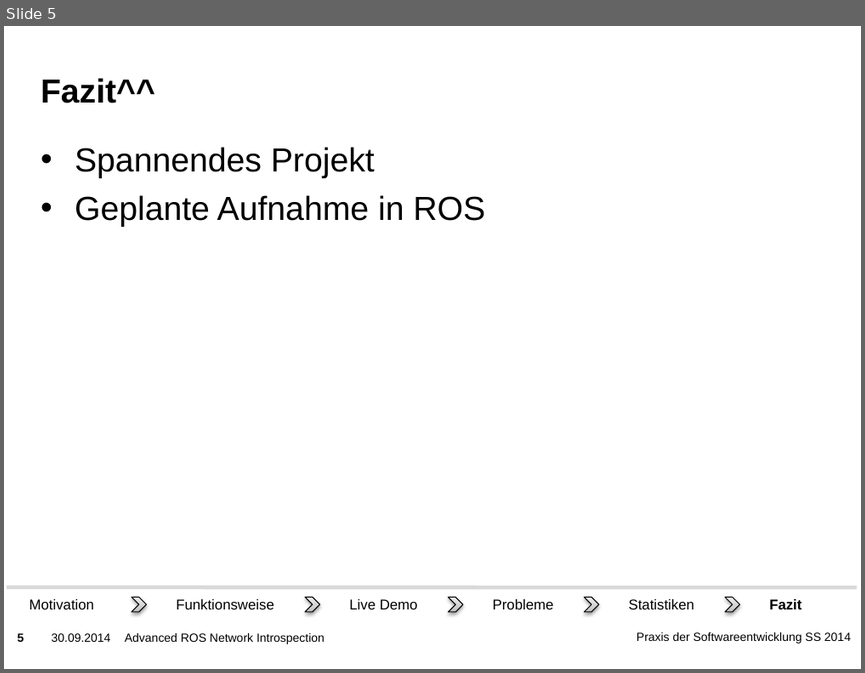
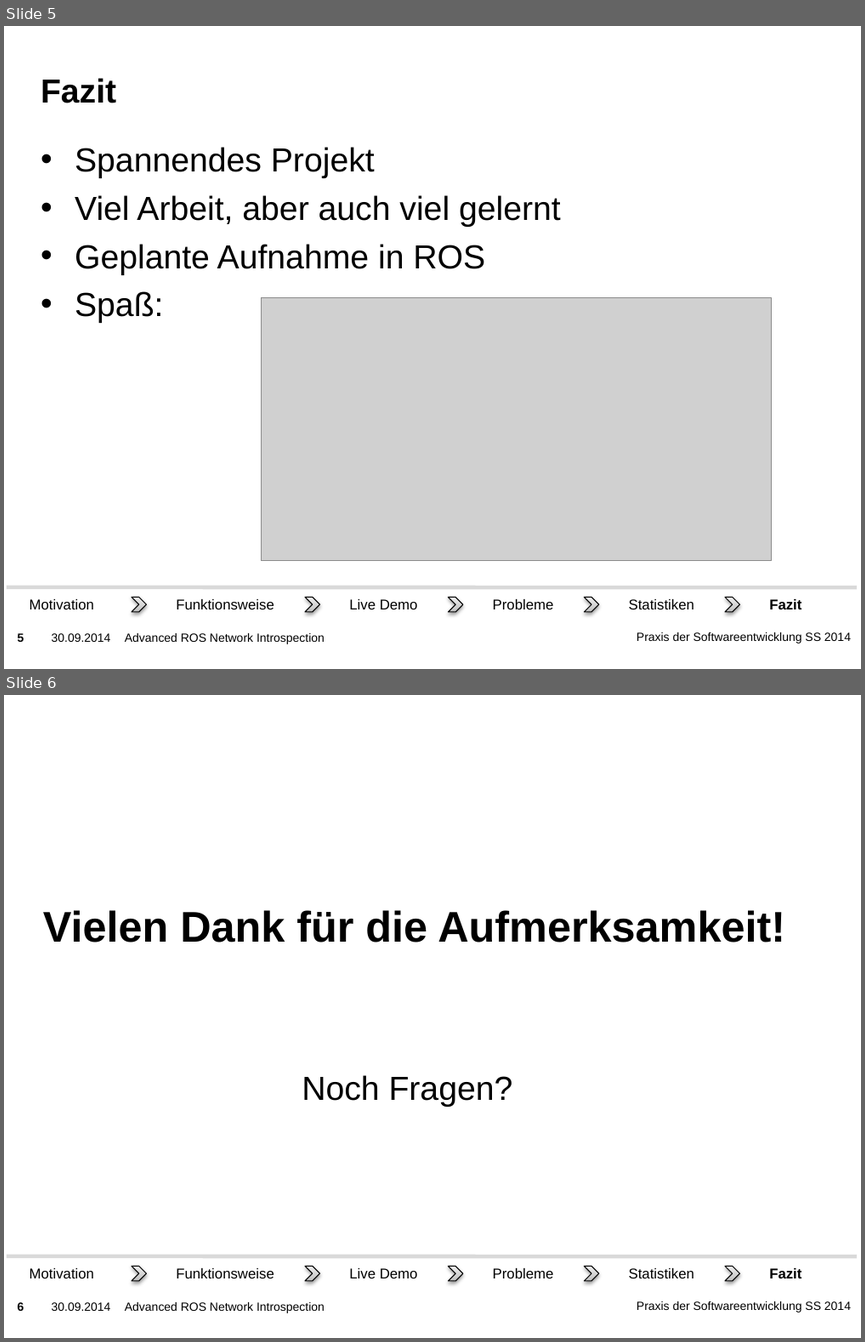
Before and after one commit to ROS-PSE/Documents, a slide deck: Präsentation/Abschluss.pptx. Shown one above the other, each under a label of ours: slide 5 before the commit, slides 5 and 6 after it. The pictures are 865x673 and 865x1342 pixels, drawn with LibreOffice and Linux fonts; fonts in the diff are those of the drawing; grey boxes stand for pictures; background and template pictures are left out. Boxes give left, top, right and bottom in pixels: in the first picture for what was removed or moved away, otherwise in the second. Text is boxed around its words. In the diff, an @@ line names an element or a change of style, - is before the commit and + after.

```diff
--- a/Präsentation/Abschluss.pptx
+++ b/Präsentation/Abschluss.pptx
@@ slide 6 added at (4, 695, 861, 1338), background picture (left out); not listed: 3 template elements that a slide beside it also shows @@
@@ text added at (43, 910, 785, 942), 36 pt, text #000000, bold @@
+Vielen Dank für die Aufmerksamkeit!
@@ text added at (302, 1075, 513, 1106), 28 pt, text #000000 @@
+Noch Fragen?
@@ group added at (7, 1256, 857, 1287): 6 rectangles, 5 chevrons, 1 line @@
+Funktionsweise
+Statistiken
+Live Demo
+Fazit
+Motivation
+Probleme
@@ text added at (125, 1302, 324, 1313), 10 pt, text #000000 @@
+Advanced ROS Network Introspection
@@ slide 5 changed as well @@
@@ title at (41, 78, 116, 103): text changed @@
-Fazit^^
+Fazit
@@ text at (75, 195, 561, 227): paragraph added @@
+• Viel Arbeit, aber auch viel gelernt
@@ text at (75, 291, 163, 323): paragraph added @@
+• Spaß:
@@ picture added at (261, 298, 771, 561) @@
```
Also in this commit, not shown: 4 other slides changed.
